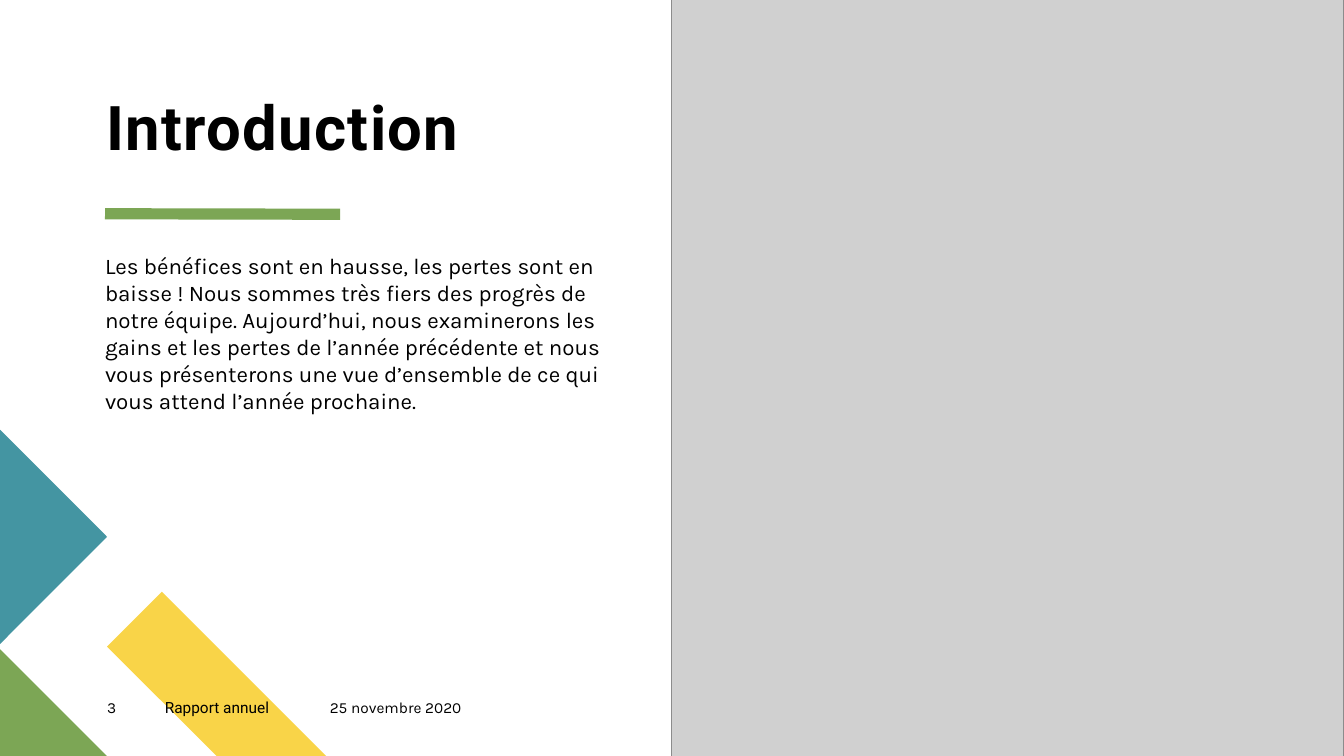
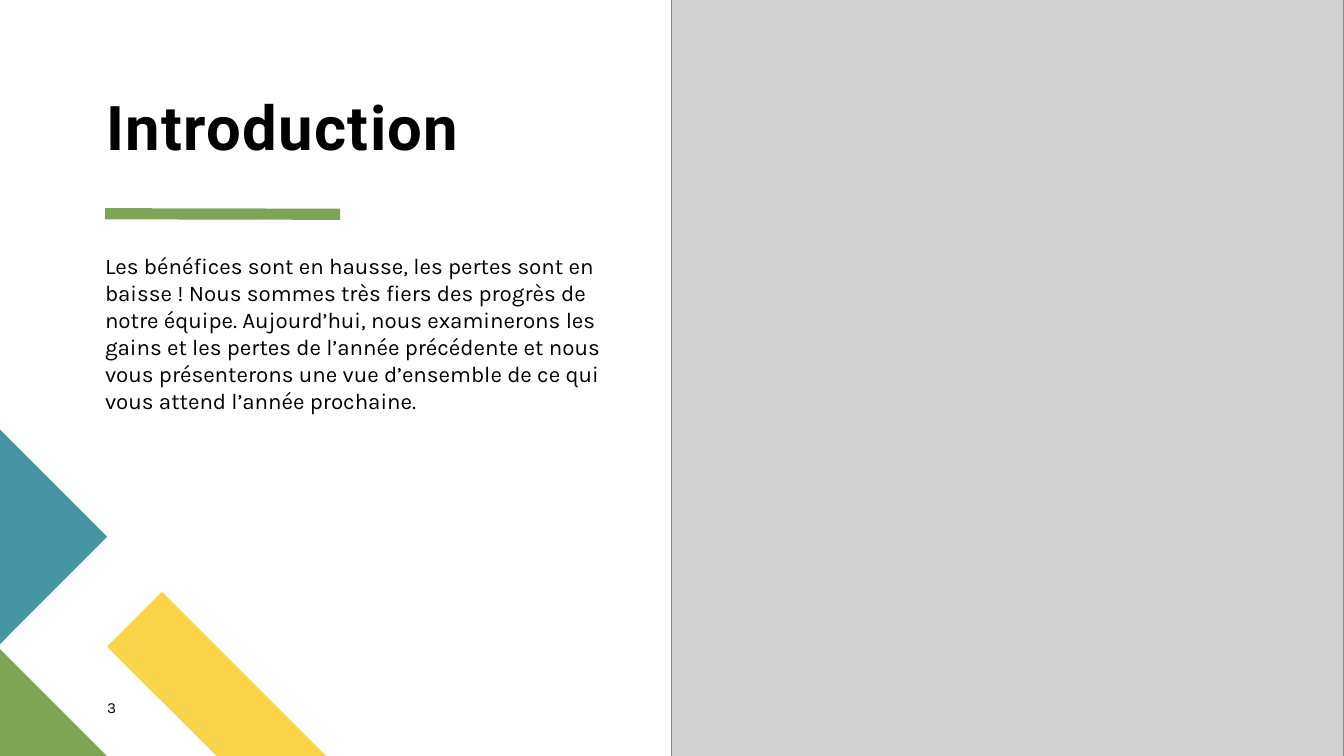
Before and after one commit to helmiri/INFO-F409-Exam_Project, a slide deck: slide 3 of doc/Slides.odp. Drawn at 1344x756 pixels with LibreOffice and Linux fonts; fonts in the diff are those of the drawing; grey boxes stand for pictures. Boxes give left, top, right and bottom in pixels: in the first picture for what was removed or moved away, otherwise in the second. Text is boxed around its words. In the diff, an @@ line names an element or a change of style, - is before the commit and + after.

```diff
--- a/doc/Slides.odp
+++ b/doc/Slides.odp
@@ text removed at [165, 701, 269, 717] @@
-Rapport annuel
@@ text removed at [330, 702, 461, 713] @@
-25 novembre 2020
```
Also in this commit, not shown: 6 other slides changed, 6 slides removed, 1 other file.
